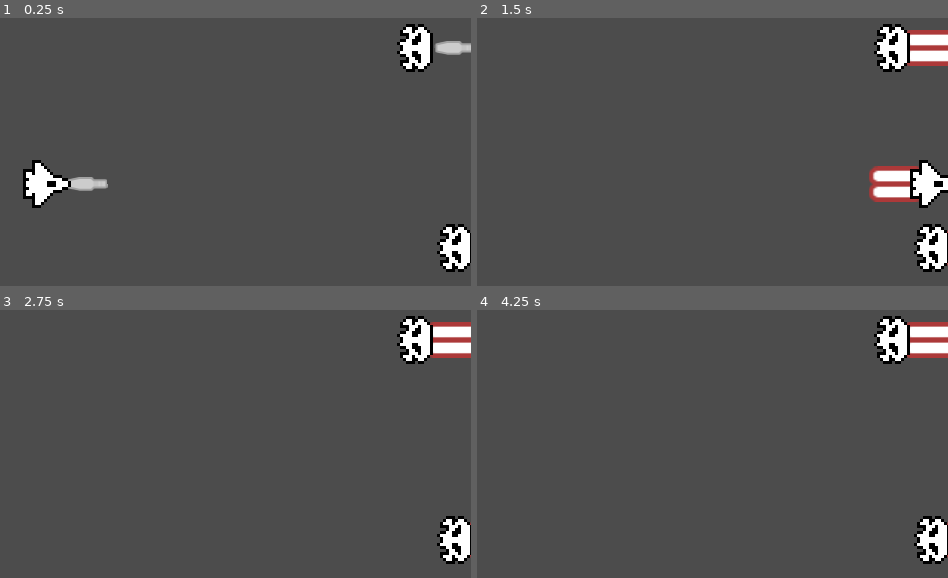
Above: before the commit, frames 1-4 (two rows, left to right).
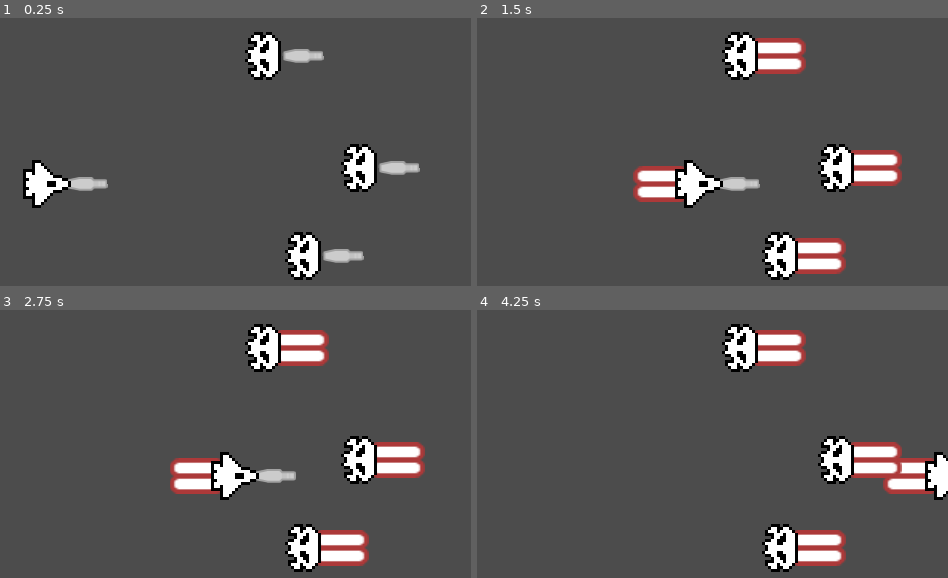
Above: after the commit, the same moments.

Repository: fguillen/FlyingCandies
Game: Godot game, scene res://SpaceShooterScene.tscn
The game is run twice, just before and just after one commit, with the same random seed, the same clock (stepped at 60 frames per second) and the same inputs. This scene is started directly instead of the project's main scene.
Inputs:
- Up to frame 1 (0.25 s): no input
- Up to frame 2 (1.5 s): tap Enter (ui_accept) at 0.5, 0.77 s; hold Right (ui_right) from 0.53 s (still down)
- Up to frame 3 (2.75 s): tap Enter (ui_accept) at 1.52 s; release Right (ui_right) at 2.03 s; hold Left (ui_left) from 2.03 s (still down)
- Up to frame 4 (4.25 s): release Left (ui_left) at 2.78 s; hold Right (ui_right) from 2.78 s (still down); tap Enter (ui_accept) at 3.02, 3.77 s

The runs differ from the first frame. In frame 1, 6.9% of the frame differs, in the area x 52-100%, y 2-98%; in frame 2, 15%, in the area x 33-100%, y 2-98%; in frame 3, 13%; in frame 4, 12%.

Commit message:
DamageManager

Diff:
--- a/Character/Character.gd
+++ b/Character/Character.gd
@@ -7,6 +7,7 @@
 export var movement_manager_path := NodePath()
 export var animation_player_path := NodePath()
 export var weapon_manager_path := NodePath()
+export var damage_manager_path := NodePath()
 
 
 onready var input_manager: InputManager = get_node(input_manager_path)
@@ -14,12 +15,32 @@
 onready var animation_player: AnimationPlayer = get_node(animation_player_path)
 onready var state_machine: StateMachine = get_node(state_machine_path)
 onready var weapon_manager: WeaponManager = get_node(weapon_manager_path)
+onready var damage_manager: DamageManager = get_node(damage_manager_path)
+
+
+func _ready():
+	# warning-ignore:return_value_discarded
+	damage_manager.connect("health_changed", self, "on_health_changed")
+
+	# warning-ignore:return_value_discarded
+	damage_manager.connect("out_of_health", self, "on_out_of_health")
+
 
 func get_class():
 	return "Character"
 
+
 func move(velocity:Vector2):
 	global_position = global_position + velocity
 
+
 func get_hit(damage:int):
-	print("Damage received: ", damage)
+	damage_manager.get_hit(damage)
+
+
+func on_health_changed(value:int):
+	print("on_health_changed: ", value)
+
+
+func on_out_of_health():
+	print("Out of health")
--- /dev/null
+++ b/Character/DamageManager.gd
@@ -0,0 +1,32 @@
+class_name DamageManager
+extends Node
+
+export(int) var max_health = 2
+
+var health setget set_health,get_health
+
+signal out_of_health
+signal health_changed(value)
+
+
+func _ready():
+	self.health = max_health
+
+
+func get_hit(damage:int) -> void:
+	self.health -= damage
+
+
+func set_health(value:int):
+	value = clamp(value, 0, max_health) as int
+
+	if health != value:
+		health = value
+		emit_signal("health_changed", health)
+
+		if health == 0:
+			emit_signal("out_of_health")
+
+
+func get_health() -> int:
+	return health
--- a/Character/MovemementManager.gd
+++ b/Character/MovemementManager.gd
@@ -1,9 +1,9 @@
 class_name MovementManager
 extends Node
 
-export(float) var FRICTION_DELTA = 100.0
-export(float) var ACCELERATION_DELTA = 100.0
-export(float) var MAX_SPEED = 500.0
+export(float) var FRICTION_DELTA = 2000.0
+export(float) var ACCELERATION_DELTA = 2000.0
+export(float) var MAX_SPEED = 200.0
 
 signal velocity_changed(value)
 
@@ -11,16 +11,16 @@
 var direction: = Vector2.ZERO
 
 
-func apply_friction():
+func apply_friction(delta:float):
 	if direction.length() != 0: return
 
-	self.velocity = velocity.move_toward(Vector2.ZERO, FRICTION_DELTA)
+	self.velocity = velocity.move_toward(Vector2.ZERO, FRICTION_DELTA * delta)
 
 
-func apply_acceleration():
+func apply_acceleration(delta:float):
 	if direction.length() == 0: return
 
-	self.velocity = velocity.move_toward(direction * MAX_SPEED, ACCELERATION_DELTA)
+	self.velocity = velocity.move_toward(direction * MAX_SPEED, ACCELERATION_DELTA * delta)
 
 
 func get_velocity():
@@ -28,7 +28,6 @@
 
 
 func set_velocity(value:Vector2):
-	print("Set velocity: ", value)
-	if value != velocity:
+	if velocity != value:
 		velocity = value
 		emit_signal("velocity_changed", self.velocity)
--- a/Character/StateIdle.gd
+++ b/Character/StateIdle.gd
@@ -15,5 +15,5 @@
 	if character.input_manager.is_attacking():
 		character.weapon_manager.attack()
 
-	character.movement_manager.apply_friction()
+	character.movement_manager.apply_friction(delta)
 	character.move(character.movement_manager.velocity * delta)
--- a/Character/StateMove.gd
+++ b/Character/StateMove.gd
@@ -5,7 +5,7 @@
 func enter(_msg := {}) -> void:
 	character.animation_player.play("Move")
 
-func physics_process(delta: float) -> void:
+func physics_process(delta:float) -> void:
 	character.movement_manager.direction = character.input_manager.get_move_direction()
 
 	if character.movement_manager.direction == Vector2.ZERO:
@@ -15,7 +15,7 @@
 	if character.input_manager.is_attacking():
 		character.weapon_manager.attack()
 
-	character.movement_manager.apply_friction()
-	character.movement_manager.apply_acceleration()
+	character.movement_manager.apply_friction(delta)
+	character.movement_manager.apply_acceleration(delta)
 
 	character.move(character.movement_manager.velocity * delta)
--- a/Enemy.tscn
+++ b/Enemy.tscn
@@ -11,6 +11,7 @@
 [ext_resource path="res://Assets/laserRed04.png" type="Texture" id=9]
 [ext_resource path="res://Character/WeaponManager.gd" type="Script" id=10]
 [ext_resource path="res://Character/Enemy/Behavior.gd" type="Script" id=11]
+[ext_resource path="res://Character/DamageManager.gd" type="Script" id=12]
 
 [sub_resource type="RectangleShape2D" id=1]
 
@@ -58,6 +59,10 @@
 movement_manager_path = NodePath("MovementManager")
 animation_player_path = NodePath("AnimationPlayer")
 weapon_manager_path = NodePath("WeaponManager")
+damage_manager_path = NodePath("DamageManager")
+
+[node name="DamageManager" type="Node" parent="."]
+script = ExtResource( 12 )
 
 [node name="Behavior" type="Node" parent="."]
 script = ExtResource( 11 )
--- a/Player.tscn
+++ b/Player.tscn
@@ -10,6 +10,7 @@
 [ext_resource path="res://ShipEngine.gd" type="Script" id=8]
 [ext_resource path="res://Assets/laserRed04.png" type="Texture" id=9]
 [ext_resource path="res://Character/WeaponManager.gd" type="Script" id=10]
+[ext_resource path="res://Character/DamageManager.gd" type="Script" id=11]
 
 [sub_resource type="RectangleShape2D" id=1]
 
@@ -29,14 +30,16 @@
 movement_manager_path = NodePath("MovementManager")
 animation_player_path = NodePath("AnimationPlayer")
 weapon_manager_path = NodePath("WeaponManager")
+damage_manager_path = NodePath("DamageManager")
+
+[node name="DamageManager" type="Node" parent="."]
+script = ExtResource( 11 )
 
 [node name="InputManagerPlayer" type="Node" parent="."]
 script = ExtResource( 6 )
 
 [node name="MovementManager" type="Node" parent="."]
 script = ExtResource( 7 )
-FRICTION_DELTA = 40.0
-ACCELERATION_DELTA = 40.0
 
 [node name="WeaponManager" type="Node2D" parent="."]
 position = Vector2( 40, 0.051 )
--- a/ShipEngine.gd
+++ b/ShipEngine.gd
@@ -5,7 +5,6 @@
 
 const MIN_SCALE = 0.5
 const MAX_SCALE = 1.5
-
 
 var power = 0.0
 var character
@@ -22,7 +21,6 @@
 
 
 func on_velocity_changed(velocity:Vector2):
-	print("on_velocity_changed: ", velocity)
 	set_power(velocity.length() / character.movement_manager.MAX_SPEED)
 
 
@@ -34,14 +32,17 @@
 	else:
 		deactivate()
 
+
 func activate():
 	for sprite in sprites:
 		sprite.set_visible(true)
+
 
 func deactivate():
 	for sprite in sprites:
 		sprite.set_visible(false)
 
+
 func scale(value:float):
 	for sprite in sprites:
 		sprite.set_scale(Vector2(value, value))
--- a/SpaceShooterScene.tscn
+++ b/SpaceShooterScene.tscn
@@ -9,10 +9,10 @@
 position = Vector2( 216, 208 )
 
 [node name="Enemy" parent="." instance=ExtResource( 2 )]
-position = Vector2( 584, 72 )
+position = Vector2( 432, 80 )
 
 [node name="Enemy2" parent="." instance=ExtResource( 2 )]
-position = Vector2( 680, 184 )
+position = Vector2( 528, 192 )
 
 [node name="Enemy3" parent="." instance=ExtResource( 2 )]
-position = Vector2( 624, 272 )
+position = Vector2( 472, 280 )
--- a/project.godot
+++ b/project.godot
@@ -23,6 +23,11 @@
 "class": "Cupcake",
 "language": "GDScript",
 "path": "res://Cupcake.gd"
+}, {
+"base": "Node",
+"class": "DamageManager",
+"language": "GDScript",
+"path": "res://Character/DamageManager.gd"
 }, {
 "base": "Character",
 "class": "Enemy",
@@ -103,6 +108,7 @@
 "Behavior": "",
 "Character": "",
 "Cupcake": "",
+"DamageManager": "",
 "Enemy": "",
 "InputManager": "",
 "InputManagerCharacter": "",
Not shown: 1 places in Enemy.tscn that only renumber resources
Not shown: 1 places in Player.tscn that only renumber resources
